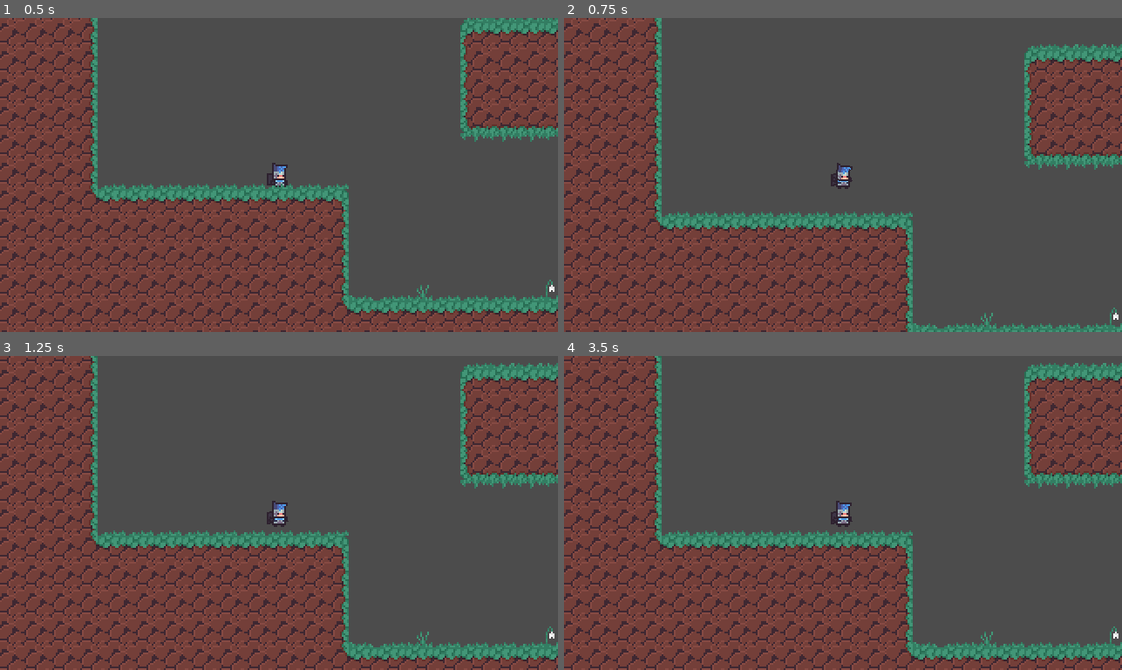
Above: before the commit, frames 1-4 (two rows, left to right).
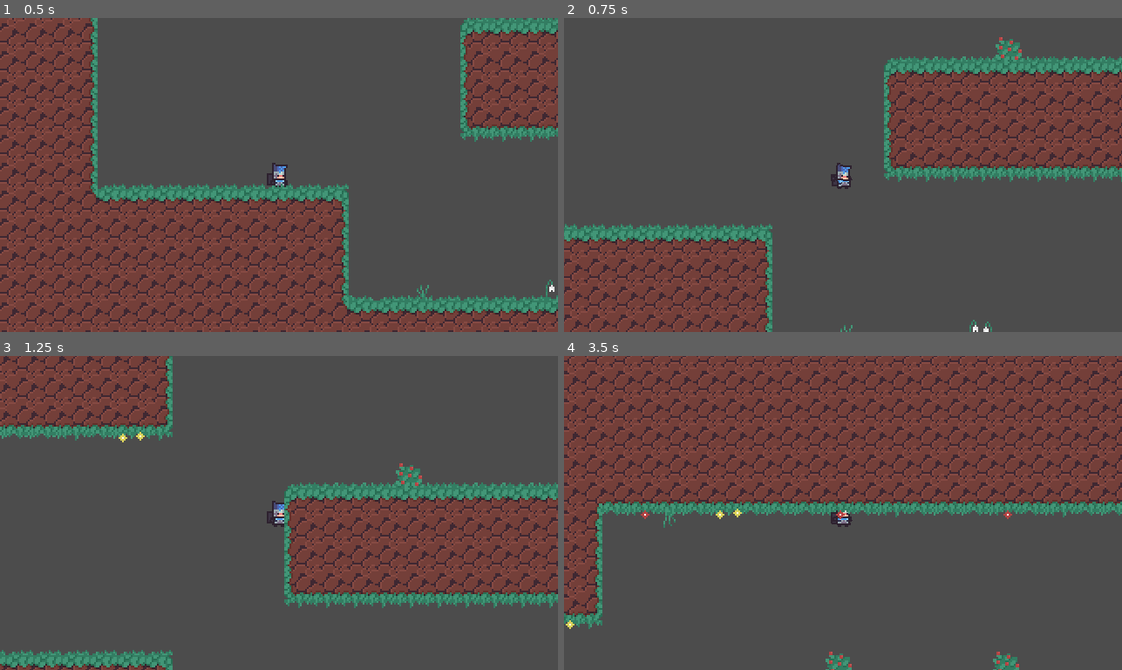
Above: after the commit, the same moments.

Repository: Riudin/Rogue-Worlds
Game: Godot game, scene res://MainScenes/World.tscn
Same seed, same stepped clock (60 frames per second), same inputs: the game is played once before the commit and once after it.
Inputs:
- Up to frame 1 (0.5 s): no input
- Up to frame 2 (0.75 s): hold E (dash_right) from 0.53 s (still down); tap Space (jump) at 0.6 s
- Up to frame 3 (1.25 s): keep holding E (dash_right); tap Space (jump) at 0.77, 1.07 s
- Up to frame 4 (3.5 s): tap Space (jump) at 1.35, 1.52, 1.82, 2.1, 2.85, 3.02, 3.32 s; release E (dash_right) at 2.03 s; hold Q (dash_left) 2.03-2.78 s; hold E (dash_right) from 2.78 s (still down)

Frame 1 is identical in both runs. In frame 2, 41% of the frame differs, in the area x 0-100%, y 0-100%; in frame 3, 63%; in frame 4, 71%.

Commit message:
dashing works

Diff:
--- a/Godot Project/Player/Player.gd
+++ b/Godot Project/Player/Player.gd
@@ -1,7 +1,7 @@
 extends KinematicBody2D
 
 
-export(int) var JUMP_FORCE = -180
+export(int) var JUMP_FORCE = -250
 export(int) var JUMP_RELEASE_FORCE = -70
 export(int) var MAX_SPEED = 100
 export(int) var ACCELERATION = 20
@@ -9,7 +9,7 @@
 export(int) var GRAVITY = 4
 export(int) var ADDITIONAL_FALL_GRAVITY = 4
 export(int) var MAX_FALL_SPEED = 200
-export(int) var DASH_SPEED = 900
+export(int) var DASH_SPEED = 500
 
 onready var animationPlayer = $AnimationPlayer
 onready var leftFootSprite = $Sprites/LeftFoot
@@ -28,6 +28,13 @@
 	var input = Vector2.ZERO
 	input.x = Input.get_action_strength("ui_right") - Input.get_action_strength("ui_left")
 
+	if Input.is_action_just_pressed("dash_right"):
+		orient_sprites("right")
+		dash(1)
+	elif Input.is_action_just_pressed("dash_left"):
+		orient_sprites("left")
+		dash(-1)
+
 	if input.x == 0:
 		apply_friction()
 		if is_on_floor():
@@ -42,10 +49,11 @@
 		elif input.x < 0:
 			orient_sprites("left")
 
-	if is_on_floor():                                             #remove commenting to make player only able to jump once
-		if Input.is_action_just_pressed("jump"):
+	if Input.is_action_just_pressed("jump"):
 			velocity.y = JUMP_FORCE
-	else:
+
+
+	if is_on_floor() == false:
 		animationPlayer.play("Jump")
 		if Input.is_action_just_released("jump") and velocity.y < JUMP_RELEASE_FORCE:
 			velocity.y = JUMP_RELEASE_FORCE
@@ -68,7 +76,10 @@
 func dash(dir):
 	dashing = true
 	velocity.x = DASH_SPEED * dir
+	velocity.y = -40
 	yield(get_tree().create_timer(0.3), "timeout")
+	velocity.x = move_toward(velocity.x, 0, 0.05)
+	dashing = false
 
 #decide on the best way to flip sprites
 func orient_sprites(direction):
